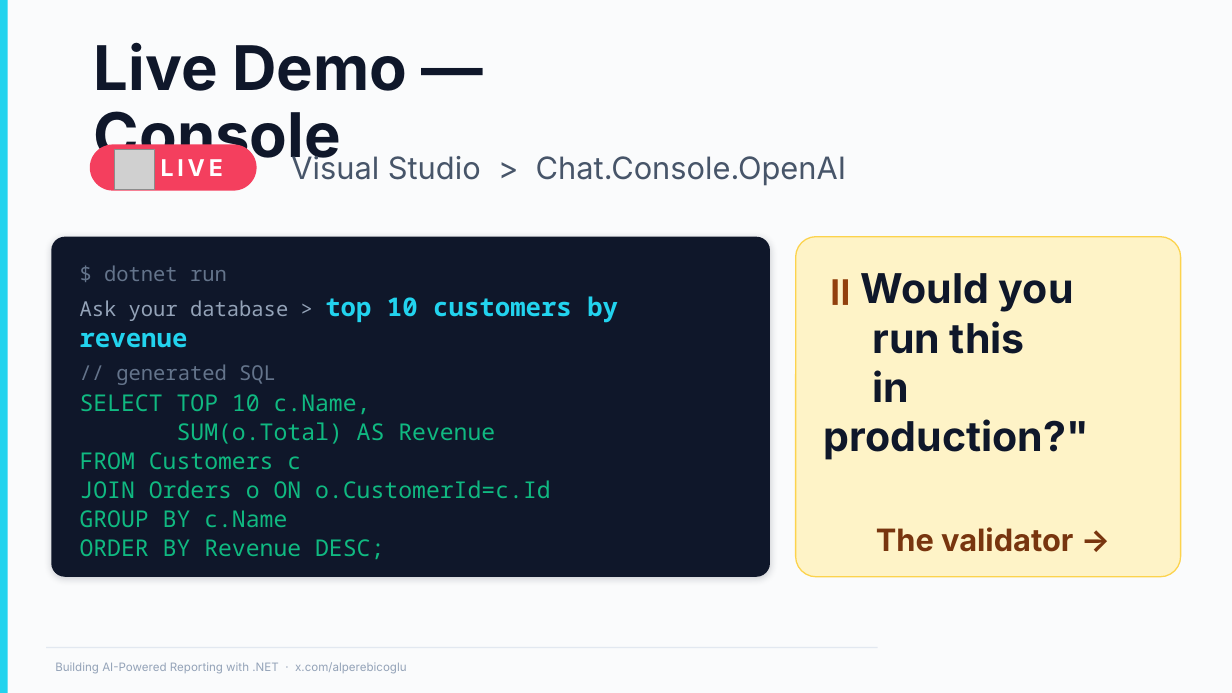
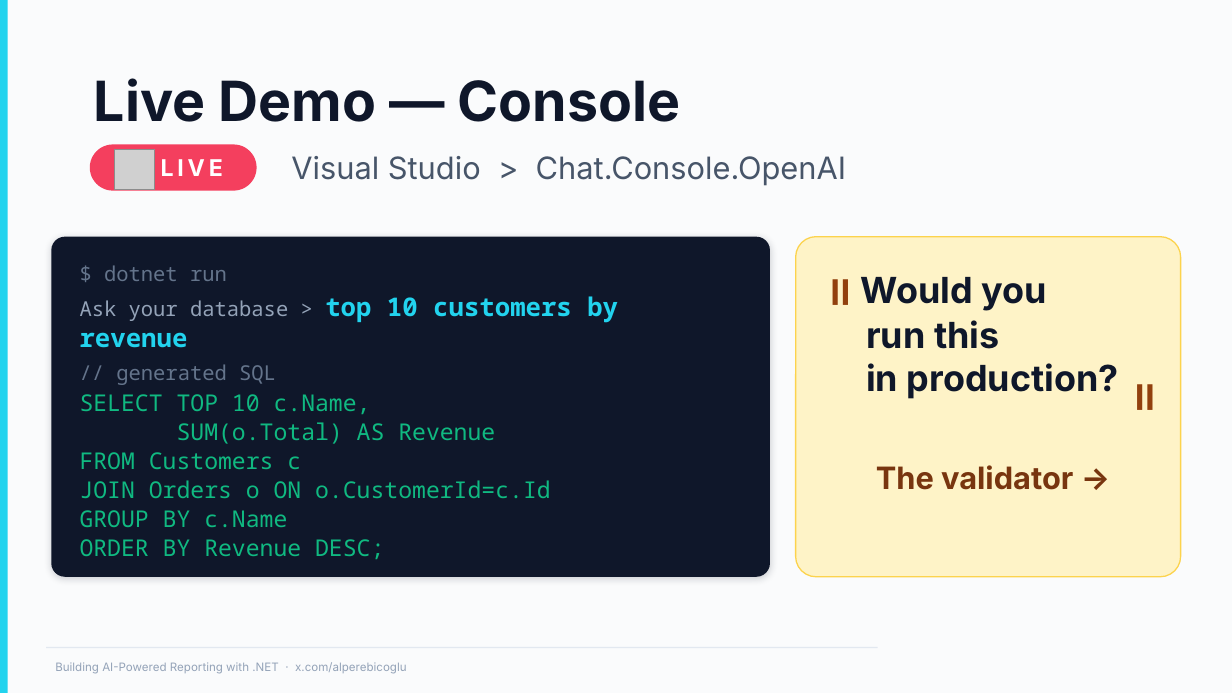
Before and after one commit to ebicoglu/chat-with-your-data-conference, a slide deck: slide 9 of Presentation-Master.pptx. Drawn at 1232x693 pixels with LibreOffice and Linux fonts; fonts in the diff are those of the drawing; grey boxes stand for pictures; background and template pictures are left out. Boxes give left, top, right and bottom in pixels: in the first picture for what was removed or moved away, otherwise in the second. Text is boxed around its words. In the diff, an @@ line names an element or a change of style, - is before the commit and + after.

```diff
--- a/Presentation-Master.pptx
+++ b/Presentation-Master.pptx
@@ title "Live Demo — Console" at <box>94,78,680,122</box>: size 48 to 43.2 pt @@
@@ text in rounded rectangle at <box>861,277,1119,398</box>: text changed; size 32 to 28 pt @@
-⏸Would you
-run this
-in production?"
+⏸Would you
+run this
+in production?
@@ text added at <box>1119,363,1164,422</box>, 32 pt, text #92400E, bold @@
+⏸
```
Also in this commit, not shown: 10 other slides changed.
